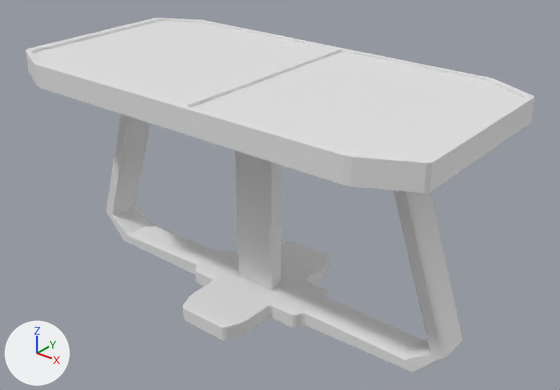
Renders of the FBX model Assets/FBX/Props/table.fbx from each side of a commit.
One viewpoint serves both versions: a camera (50 mm lens) standing at (1.96, -2.3, 1.96) and looking at (0.08, 0.05, 0.5). Every picture has the same lights, and +X, +Y and +Z are marked at lower left. The first picture is the older version. Where no turn or scale is listed for an object, it has been applied to the vertices. Vertices at exactly the same position are counted once.

The older version as bpy lines, for what is in view:
```python
me_cube_003 = bpy.data.meshes.new('Cube.003')
me_cube_003.from_pydata(...)  # 888 vertices, 924 faces; spans x -1.0..1.0, y -0.5..0.5, z 0.0..1.05
ob_cube_002 = bpy.data.objects.new('Cube.002', me_cube_003)
ob_cube_002.location = (0.0, 0.0, 0.0)
```
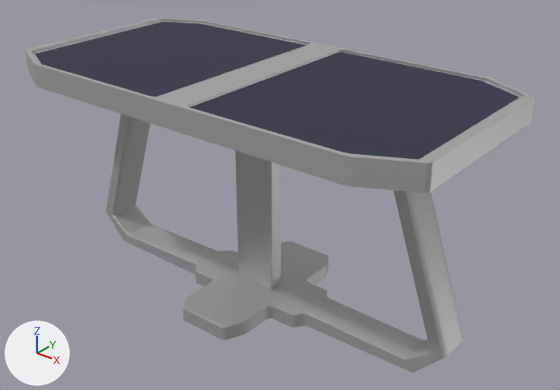
The newer file is also turned or shifted as a whole; pictures and numbers use the older file's frame.

Diff of the bpy script that builds the scene:
```diff
--- a/Assets/FBX/Props/table.fbx.py
+++ b/Assets/FBX/Props/table.fbx.py
@@ mat_blue @@
+mat_blue = principled_material('blue')
+mat_blue.base_color = (0.029, 0.0369, 0.0631)  # dark blue #303647
+mat_blue.roughness = 1.0
@@ mat_metal @@
+mat_metal = principled_material('METAL')
+mat_metal.base_color = (0.537, 0.537, 0.537)  # light grey #c2c2c2
+mat_metal.metallic = 0.606
@@ me_cube_003 @@
 me_cube_003.from_pydata(...)  # 888 vertices, 924 faces; spans x -1.0..1.0, y -0.5..0.5, z 0.0..1.05
 # used by ob_cube_002; location = (0.0, 0.0, 0.0)
+# me_cube_003 part 1: 914 of the faces centred in x -1.0..1.0, y -0.5..0.5, z 0.0..1.05 switch from no material to mat_metal (light grey #c2c2c2)
+# me_cube_003 part 2: all 10 faces centred in x -0.66..0.66, y -0.45..0.45, z 1.04 switch from no material to mat_blue (dark blue #303647)
```

Boxes [x1, y1, x2, y2] around the edits, measured in the pictures (560 x 390 px):
part 1 of me_cube_003, recoloured (white to light grey): [25, 18, 535, 372] in both
part 2 of me_cube_003, recoloured (white to dark blue): [35, 22, 519, 159] in both
